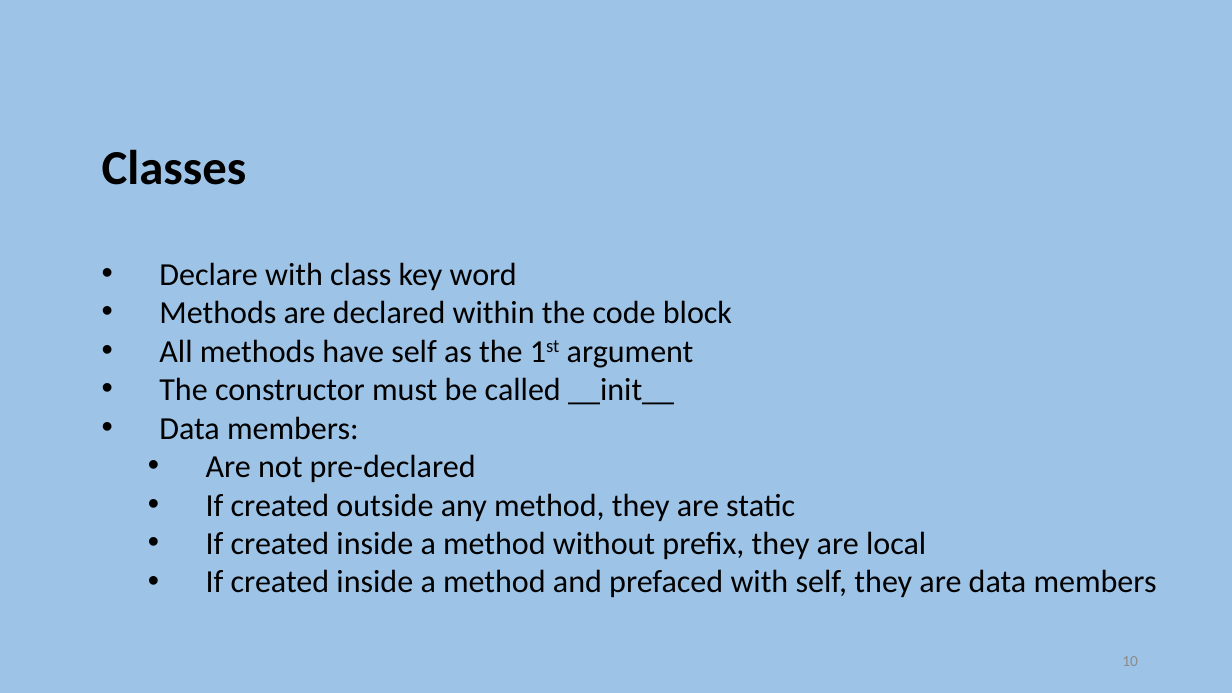
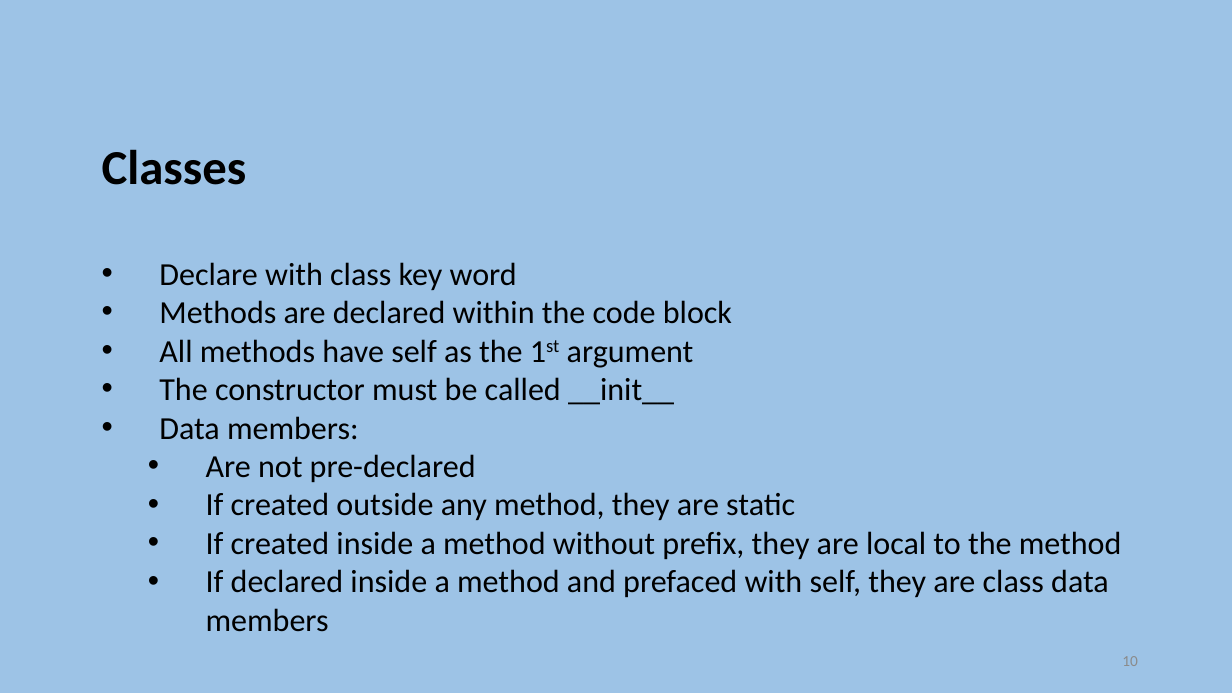
Before and after one commit to szetko/course-materials, a slide deck: slide 10 of Programming 4/Week 11/S2. More Python.pptx. Drawn at 1232x693 pixels with LibreOffice and Linux fonts; fonts in the diff are those of the drawing. Boxes give left, top, right and bottom in pixels: in the first picture for what was removed or moved away, otherwise in the second. Text is boxed around its words. In the diff, an @@ line names an element or a change of style, - is before the commit and + after.

```diff
--- a/Programming 4/Week 11/S2. More Python.pptx
+++ b/Programming 4/Week 11/S2. More Python.pptx
@@ text at [206, 531, 1122, 632]: text changed @@
-      • If created inside a method without prefix, they are local
-      • If created inside a method and prefaced with self, they are data members
+      • If created inside a method without prefix, they are local to the method
+      • If declared inside a method and prefaced with self, they are class data members
```
Also in this commit, not shown: 1 other file.
